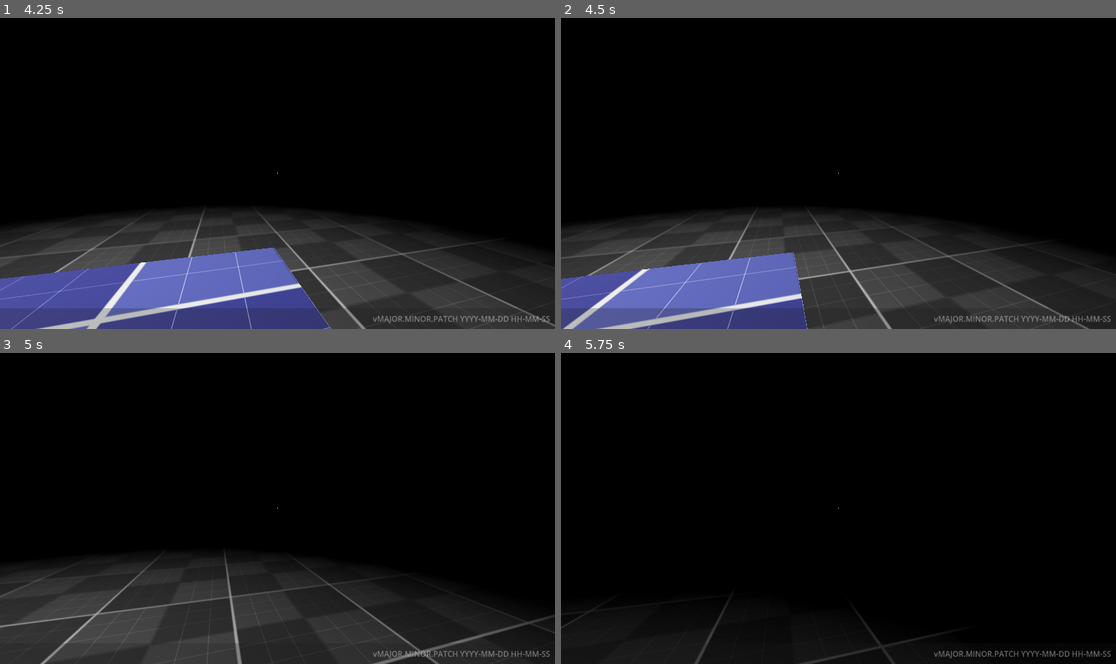
Above: before the commit, frames 1-4 (two rows, left to right).
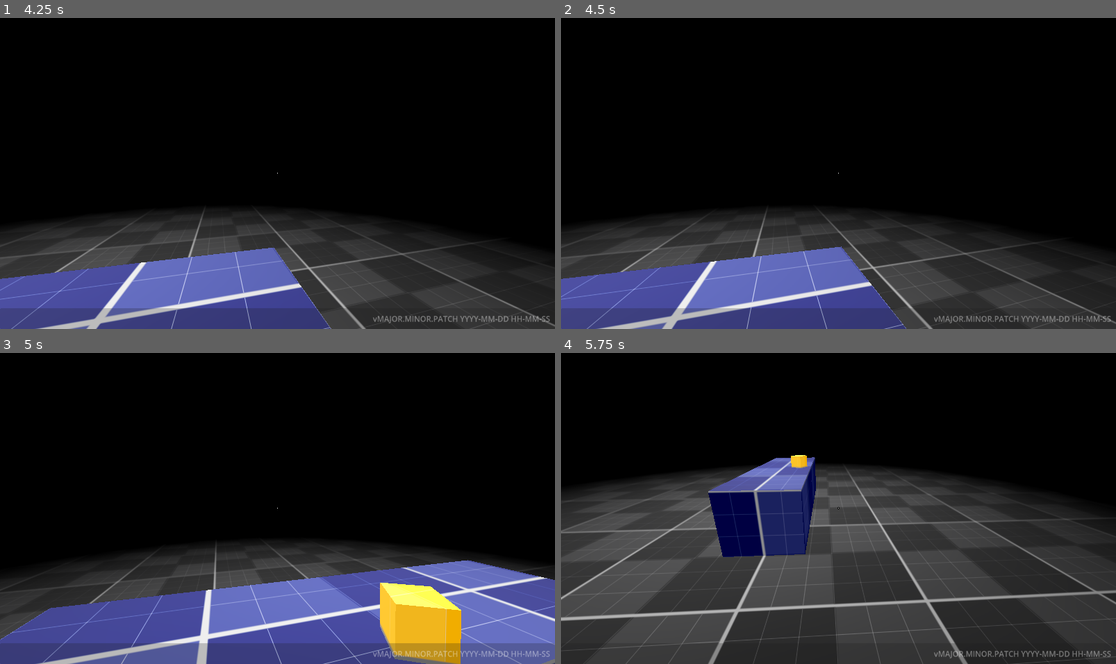
Above: after the commit, the same moments.

Repository: Scrawach/true-crime-raid
Game: Godot game, scene res://main.tscn
Same seed, same stepped clock (60 frames per second), same inputs: the game is played once before the commit and once after it.
Inputs (mouse positions are in pixels of both pictures, inside the frame that each line leads up to):
- Up to frame 1 (4.25 s): tap Enter at 0.5, 2.75 s; move the mouse to (305, 170) at 0.52 s; hold W (move_forward) from 0.53 s (still down); move the mouse to (249, 173) at 1.27 s; tap Space at 2, 3.5 s; move the mouse to (288, 167) at 2.02 s; move the mouse to (271, 176) at 2.77 s; move the mouse to (316, 176) at 3.52 s; tap Escape (escape) at 4.15 s
- Up to frame 2 (4.5 s): move the mouse to (672, 126) at 4.27 s; release W (move_forward) at 4.28 s; hold A (move_left) from 4.28 s (still down); click (672, 126) at 4.42 s
- Up to frame 3 (5 s): keep holding A (move_left)
- Up to frame 4 (5.75 s): move the mouse to (866, 508) at 5.02 s; release A (move_left) at 5.03 s; hold S (move_backward) from 5.03 s (still down); click (866, 508) at 5.17 s

Frame 1 is identical in both runs. In frame 2, 7.7% of the frame differs, in the area x 0-100%, y 62-100%; in frame 3, 30%; in frame 4, 56%, in the area x 0-100%, y 32-100%.

Commit message:
fix: mouse capture for web platform

Diff:
--- a/src/player/mouse_capture.gd
+++ b/src/player/mouse_capture.gd
@@ -2,20 +2,29 @@
 extends Node
 
 @export var player_input: PlayerInput
-@export var is_captured_on_ready: bool = true
 
-func _ready() -> void:
-	if is_captured_on_ready:
-		Input.mouse_mode = Input.MOUSE_MODE_CAPTURED
+var _is_captured: bool
 
-func _unhandled_input(event: InputEvent) -> void:
+func _input(event: InputEvent) -> void:
+	if event is InputEventMouseButton and event.is_pressed() and not is_captured():
+		capture()
 	if event.is_action_pressed("escape"):
-		switch_mouse_capture_mode()
+		uncapture()
 
-func switch_mouse_capture_mode() -> void:
-	if Input.mouse_mode != Input.MOUSE_MODE_CAPTURED:
-		Input.mouse_mode = Input.MOUSE_MODE_CAPTURED
-		player_input.is_enabled = true
-	else:
-		Input.mouse_mode = Input.MOUSE_MODE_VISIBLE
-		player_input.is_enabled = false
+func _physics_process(_delta: float) -> void:
+	if _is_captured and Input.mouse_mode == Input.MOUSE_MODE_VISIBLE:
+		## WEB workaround (browser handle inputs)
+		uncapture()
+
+func is_captured() -> bool:
+	return _is_captured
+
+func capture() -> void:
+	_is_captured = true
+	Input.mouse_mode = Input.MOUSE_MODE_CAPTURED
+	player_input.is_enabled = true
+
+func uncapture() -> void:
+	_is_captured = false
+	Input.mouse_mode = Input.MOUSE_MODE_VISIBLE
+	player_input.is_enabled = false
--- a/src/player/player_input.gd
+++ b/src/player/player_input.gd
@@ -5,7 +5,7 @@
 @export var sensitivity: float = 0.2
 @export var is_enabled: bool = true
 
-func _unhandled_input(event: InputEvent) -> void:
+func _input(event: InputEvent) -> void:
 	if not is_enabled:
 		return
 
--- a/src/project.godot
+++ b/src/project.godot
@@ -15,6 +15,7 @@
 [application]
 
 config/name="True Crime RAID"
+config/version="v0.0.8"
 run/main_scene="uid://b2q2xjr1xt7rj"
 config/features=PackedStringArray("4.6", "GL Compatibility")
 config/icon="res://icon.svg"
